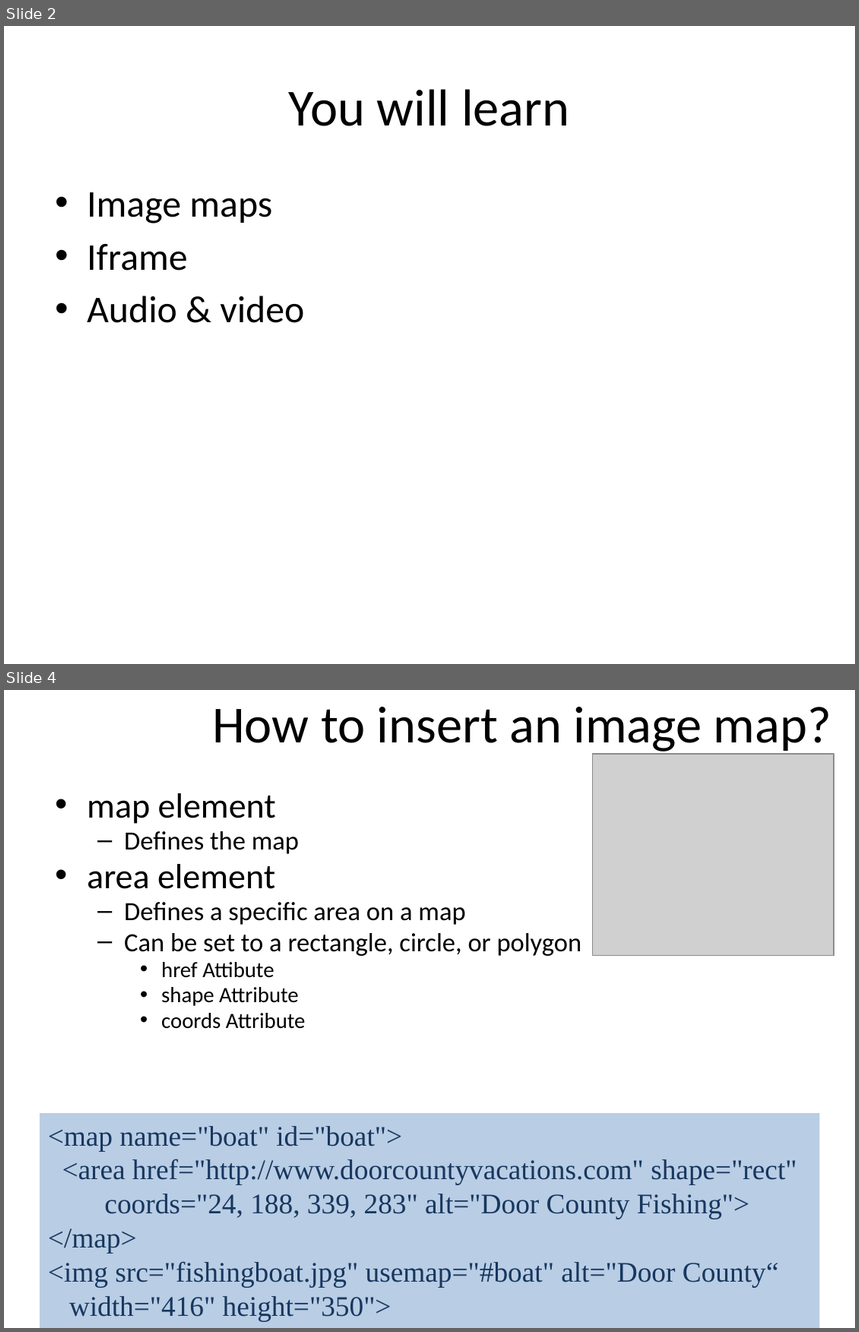
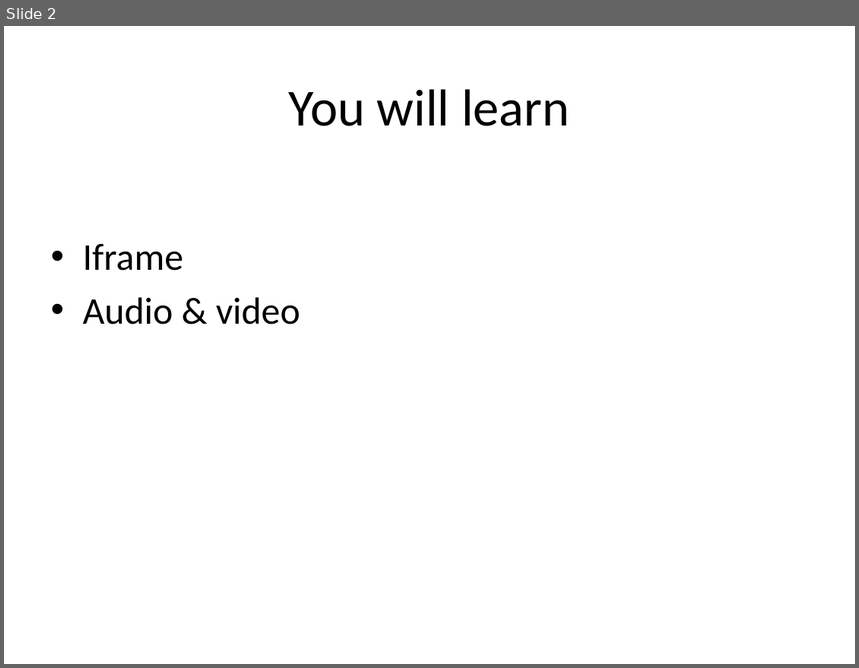
Before and after one commit to amogbil/PSU-webdev, a slide deck: Slides/Lecture10-imgMaps-iframe-audio-video.pptx. Shown one above the other, each under a label of ours: slides 2 and 4 before the commit, slide 2 after it; the slides between them are not shown. The pictures are 859x1332 and 859x668 pixels, drawn with LibreOffice and Linux fonts; fonts in the diff are those of the drawing; grey boxes stand for pictures. Boxes give left, top, right and bottom in pixels: in the first picture for what was removed or moved away, otherwise in the second. Text is boxed around its words. In the diff, an @@ line names an element or a change of style, - is before the commit and + after.

```diff
--- a/Slides/Lecture10-imgMaps-iframe-audio-video.pptx
+++ b/Slides/Lecture10-imgMaps-iframe-audio-video.pptx
@@ slide 4 removed at box(4, 690, 855, 1328), background #FFFFFF @@
@@ title removed at box(212, 707, 832, 755) @@
-How to insert an image map?
@@ picture removed at box(593, 754, 834, 955) @@
@@ text removed at box(87, 793, 582, 1029) @@
-• map element
-  – Defines the map
-• area element
-  – Defines a specific area on a map
-  – Can be set to a rectangle, circle, or polygon
-    • href Attibute
-    • shape Attribute
-    • coords Attribute
@@ rectangle removed at box(40, 1114, 819, 1328) @@
-<map name="boat" id="boat">
-<area href="http://www.doorcountyvacations.com" shape="rect"
-coords="24, 188, 339, 283" alt="Door County Fishing">
-</map>
-<img src="fishingboat.jpg" usemap="#boat" alt="Door County“
-width="416" height="350">
@@ slide 2 changed as well @@
@@ text at box(87, 192, 272, 224): paragraph removed @@
-• Image maps
```
Also in this commit, not shown: 12 other slides changed, 5 other slides removed.
